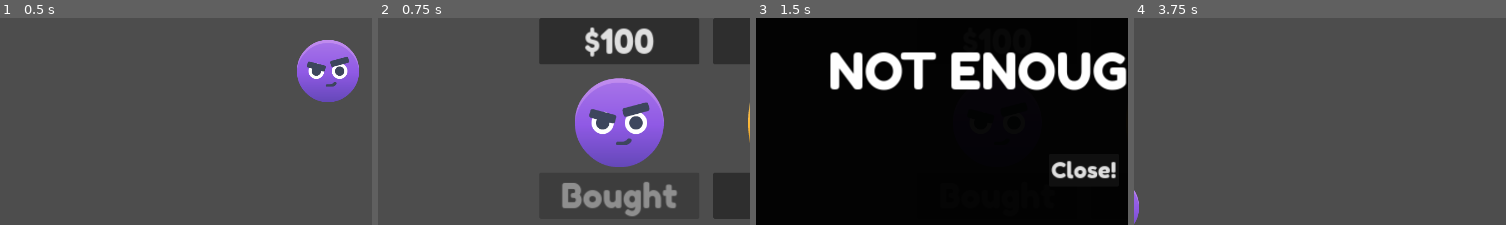
Above: before the commit, frames 1-4 (left to right).
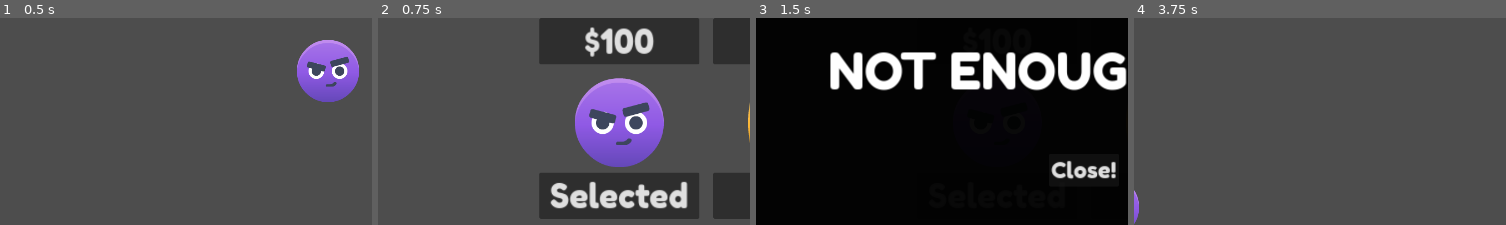
Above: after the commit, the same moments.

Repository: Abdulkader-Safi/in_game_currency_godot
Game: Godot game, scene res://Scenes/Main.tscn
Two runs of this game, one before a commit and one after it. Both use one fixed random seed, a clock stepped at 60 frames per second and the inputs below.
Inputs (mouse positions are % of the whole screen's width and height, from its top left):
- Up to frame 1 (0.5 s): no input
- Up to frame 2 (0.75 s): click "Shop" at 0.5 s
- Up to frame 3 (1.5 s): click "$100" at 1.25 s
- Up to frame 4 (3.75 s): click (42, 76) at 2 s, where only the run after the commit has a clickable "Selected"; click "+" at 2.75 s; click "Shop" at 3.5 s
The pictures show only the part of the screen within x 10-60%, y 33-83%; the shares and areas given below are measured in that part.

Frame 1 is identical in both runs. In frame 2, 3.5% of the frame differs, in the area x 46-84%, y 78-97%; in frame 3, less than 0.1%; in frame 4, nothing differs.

Commit message:
Rename 'select_player_index' to 'selected_player_index' and update button logic in ShopWindow

Diff:
--- a/Scripts/Global/Global.gd
+++ b/Scripts/Global/Global.gd
@@ -9,7 +9,7 @@
     'violet' = true,
     'yellow' = false,
   },
-  'select_player_index': 2,
+  'selected_player_index': 2,
   "coins": 0
 }
 
--- a/Scripts/shop_window.gd
+++ b/Scripts/shop_window.gd
@@ -28,17 +28,24 @@
 		else:
 			$NotEnoughCoins.show()
 
+	elif button.text == "Bought":
+		Global.data['selected_player_index'] = button_index
+
 	update_button()
 	Global.save_data()
 
 func update_button() -> void:
 	set_bought_button()
+	set_selected_player_button()
 
 func set_bought_button():
 	for i in range(Global.data['items'].size()):
 		if Global.data['items'].values()[i]:
 			buy_buttons[i].text = "Bought"
-			buy_buttons[i].disabled = true
+			# buy_buttons[i].disabled = true
+
+func set_selected_player_button():
+	buy_buttons[Global.data['selected_player_index']].text = "Selected"
 
 func _on_increase_coin_button_pressed():
 	Global.data["coins"] += 100
